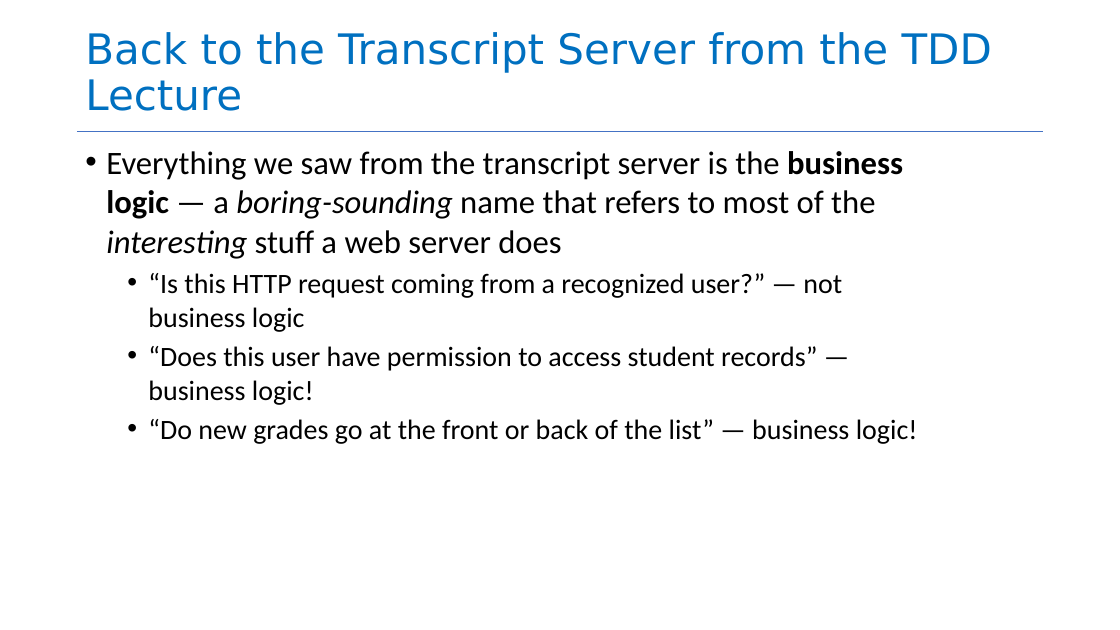
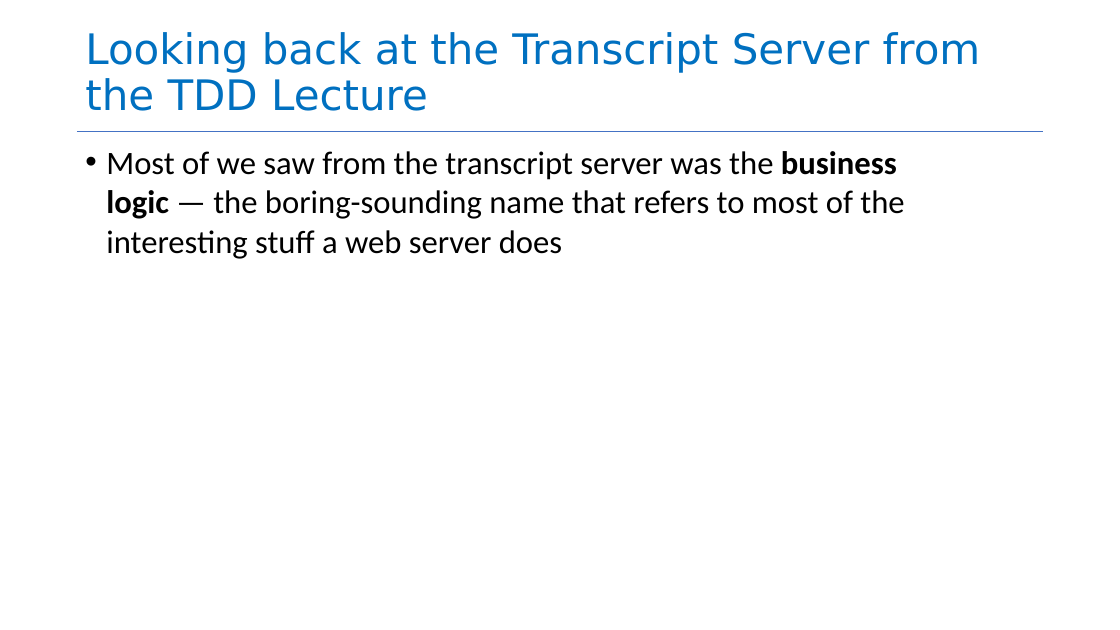
Before and after one commit to neu-se/CS4530-Fall-2026, a slide deck: slide 18 of Slides/Module 04 Web Application Architecture.pptx (slide 21 before the commit). Drawn at 1120x630 pixels with LibreOffice and Linux fonts; fonts in the diff are those of the drawing. Boxes give left, top, right and bottom in pixels: in the first picture for what was removed or moved away, otherwise in the second. Text is boxed around its words. In the diff, an @@ line names an element or a change of style, - is before the commit and + after.

```diff
--- a/Slides/Module 04 Web Application Architecture.pptx
+++ b/Slides/Module 04 Web Application Architecture.pptx
@@ title at (x1=85, y1=32, x2=981, y2=111): text changed @@
-Back to the Transcript Server from the TDD Lecture
+Looking back at the Transcript Server from the TDD Lecture
@@ text at (x1=106, y1=151, x2=904, y2=259): text changed; size 24 to 28 pt @@
-• Everything we saw from the transcript server is the business logic — a boring-sounding name that refers to most of the interesting stuff a web server does
-  • “Is this HTTP request coming from a recognized user?” — not business logic
-  • “Does this user have permission to access student records” — business logic!
-  • “Do new grades go at the front or back of the list” — business logic!
+• Most of we saw from the transcript server was the business logic — the boring-sounding name that refers to most of the interesting stuff a web server does
```
Also in this commit, not shown: 13 other slides changed, 3 slides added, 23 slides removed, 1 other file.
